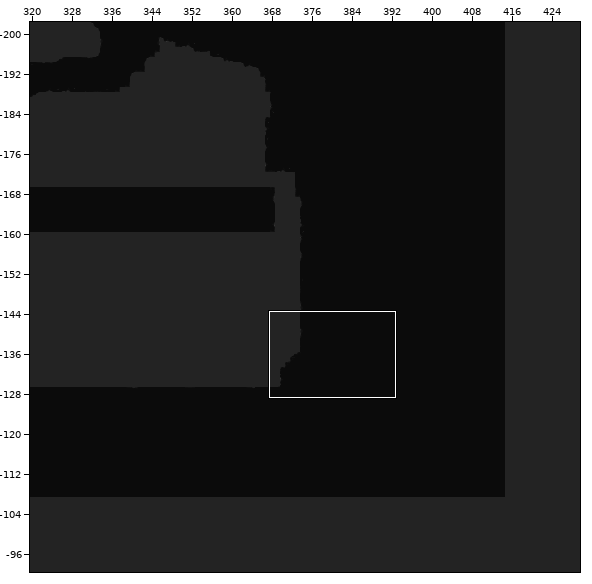
Tiled map: Assets/SuperTiled2Unity/Import/Overworld.tmx. The first picture is a wide view before the edit; the outline marks the close-up.
Close-up. Before the edit:
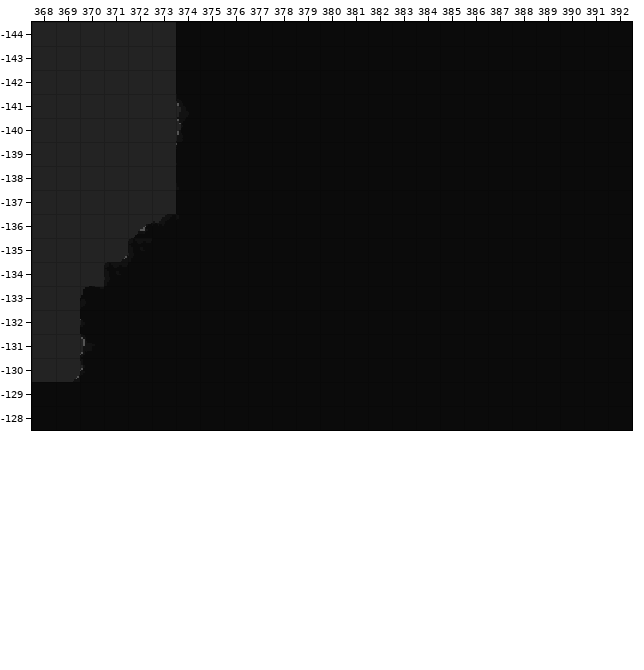
Cells are 16x16 px. Shown: x 368..392, y -144..-128. The commit also changed other parts of the map, which this record leaves out.
And afterwards:
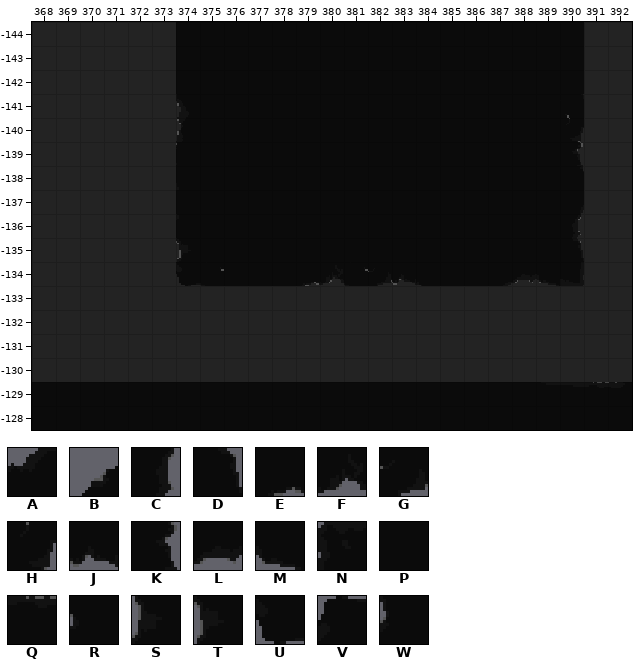
Key: from "Overworld'sTileSet": A 4 flipped up-down, B 44, C 56 flipped on the diagonal, D 57 flipped on the diagonal; from "Updated Dark Basic Set": E 49, F 50, G 52, H 52 flipped on the diagonal, J 53, K 53 flipped on the diagonal, L 56, M 57, N 199, P 222, Q 287, R 290, S 312, T 312 flipped up-down, U 330, V 330 flipped up-down, W 334.
_ is an empty cell.
Edits made:
{"where": "layer \"Ground with Collider_0\""}
{"y":-144,"x":391,"old":"PP","new":"__"}
{"y":-143,"x":391,"old":"PP","new":"__"}
{"y":-142,"x":391,"old":"PP","new":"__"}
{"y":-141,"x":391,"old":"PP","new":"__"}
{"y":-140,"x":390,"old":"PPP","new":"H__"}
{"y":-139,"x":390,"old":"PPP","new":"K__"}
{"y":-138,"x":391,"old":"PP","new":"__"}
{"y":-137,"x":391,"old":"PP","new":"__"}
{"y":-136,"x":372,"old":"BA","new":"__"}
{"y":-136,"x":390,"old":"PPP","new":"C__"}
{"y":-135,"x":372,"old":"NPP","new":"__T"}
{"y":-135,"x":390,"old":"PPP","new":"D__"}
{"y":-134,"x":371,"old":"NPPP","new":"___U"}
{"y":-134,"x":379,"old":"PP","new":"EF"}
{"y":-134,"x":382,"old":"PP","new":"GJ"}
{"y":-134,"x":388,"old":"PP","new":"LM"}
{"y":-134,"x":391,"old":"PP","new":"__"}
{"y":-133,"x":370,"old":"VPPPPPPPPPPPPPPPPPPPPPP","new":"_______________________"}
{"y":-132,"x":370,"old":"RPPPPPPPPPPPPPPPPPPPPPP","new":"_______________________"}
{"y":-131,"x":370,"old":"SPPPPPPPPPPPPPPPPPPPPPP","new":"_______________________"}
{"y":-130,"x":370,"old":"WPPPPPPPPPPPPPPPPPPPPPP","new":"_______________________"}
{"y":-129,"x":391,"old":"P","new":"Q"}
